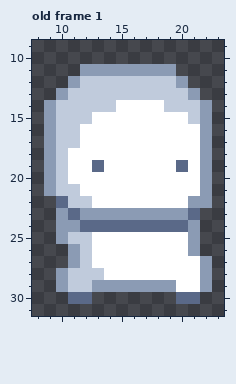
Pixel-art file, stored at Project Seraphim/Assets/Source/TestChar.aseprite. The first picture shows the starting point.
32x32 pixels, 1 frame. Shown: old frame 1: x 8..23, y 9..31. The commit also changed other frames, which this record leaves out.
And afterwards:
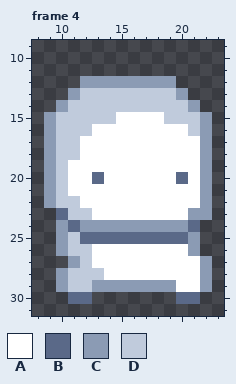
Palette (. is transparent): A #ffffff  B #5a6988  C #8b9bb4  D #c0cbdc
A new or re-ordered frame is compared with the old frame closest to it.
Edits made:
frames 1 -> 11
layer "Torso" added
layer "Head" added
layer "Layer 1" removed
Frame 4 is new; against old frame 1:
Colour A replaces colour B in row 19 at x 13 and 20.
Colour A replaces colour C in row 22 at x 21; in row 23 at x 13 to 20.
Colour A replaces colour D in row 21 at x 11; in row 22 at x 12.
Colour B replaces colour A in row 20 at x 13 and 20; in row 25 at x 13 to 20.
Colour B replaces colour C in row 23 at x 10; in row 24 at x 11 and 21.
Colour B replaces colour D in row 25 at x 12.
Colour C is added in row 22 at x 9; in row 23 at x 22; in row 26 at x 10.
Colour C replaces colour B in row 23 at x 21; in row 24 at x 12 to 20.
Colour C replaces colour D in row 12 at x 12 to 19; in row 13 at x 11 and 20; in row 14 at x 10 and 21.
Colour D replaces colour A in row 14 at x 15 to 18; in row 15 at x 13 to 14 and 19 to 20; in row 16 at x 12 and 21; in row 18 at x 11.
Colour D replaces colour B in row 22 at x 10; in row 23 at x 11.
Colour D replaces colour C in row 23 at x 12; in row 26 at x 11.
The author cleared colour C in row 11 at x 12 to 19; in row 12 at x 11 and 20; in row 13 at x 10 and 21; in row 14 at x 9 and 22.
